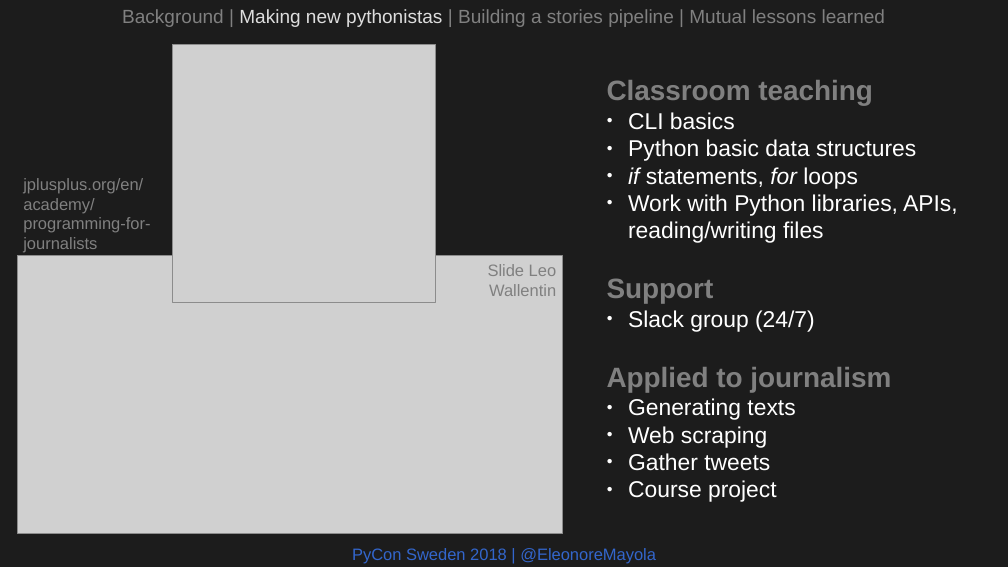
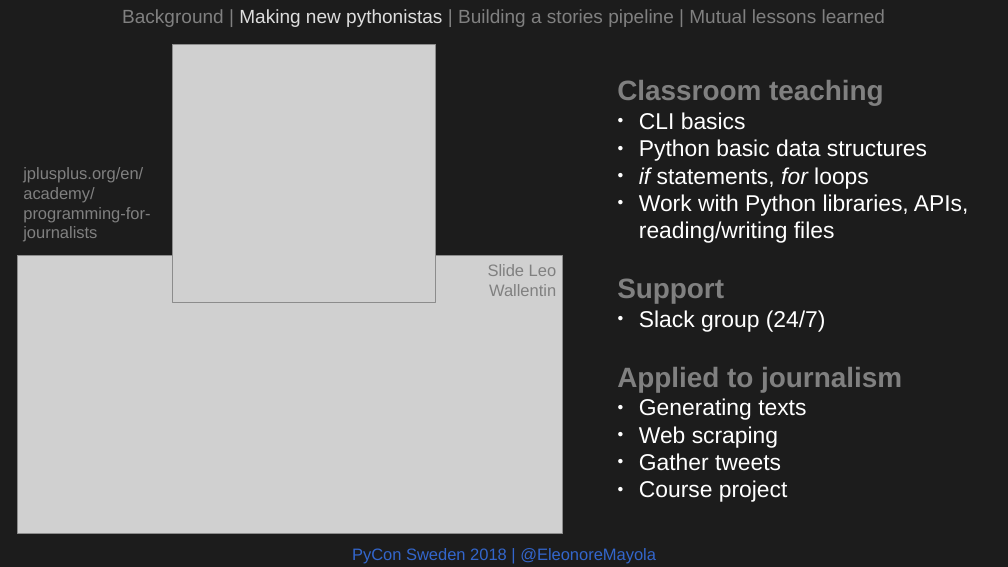
Before and after one commit to Eleonore9/-pyconse18, a slide deck: slide 10 of pyconse2018.odp. Drawn at 1008x567 pixels with LibreOffice and Linux fonts; fonts in the diff are those of the drawing; grey boxes stand for pictures. Boxes give left, top, right and bottom in pixels: in the first picture for what was removed or moved away, otherwise in the second. Text is boxed around its words. In the diff, an @@ line names an element or a change of style, - is before the commit and + after.

```diff
--- a/pyconse2018.odp
+++ b/pyconse2018.odp
@@ text "Classroom teaching": place and size @@
-text "Classroom teaching" at (607, 80, 958, 502)
+text "Classroom teaching" at (617, 80, 969, 502)
@@ text "jplusplus.org/en/academy/programming-for-journalists": place and size @@
-text "jplusplus.org/en/academy/programming-for-journalists" at (23, 178, 150, 252)
+text "jplusplus.org/en/academy/programming-for-journalists" at (23, 167, 150, 241)
```
Also in this commit, not shown: 3 other slides changed, 1 slide added.
